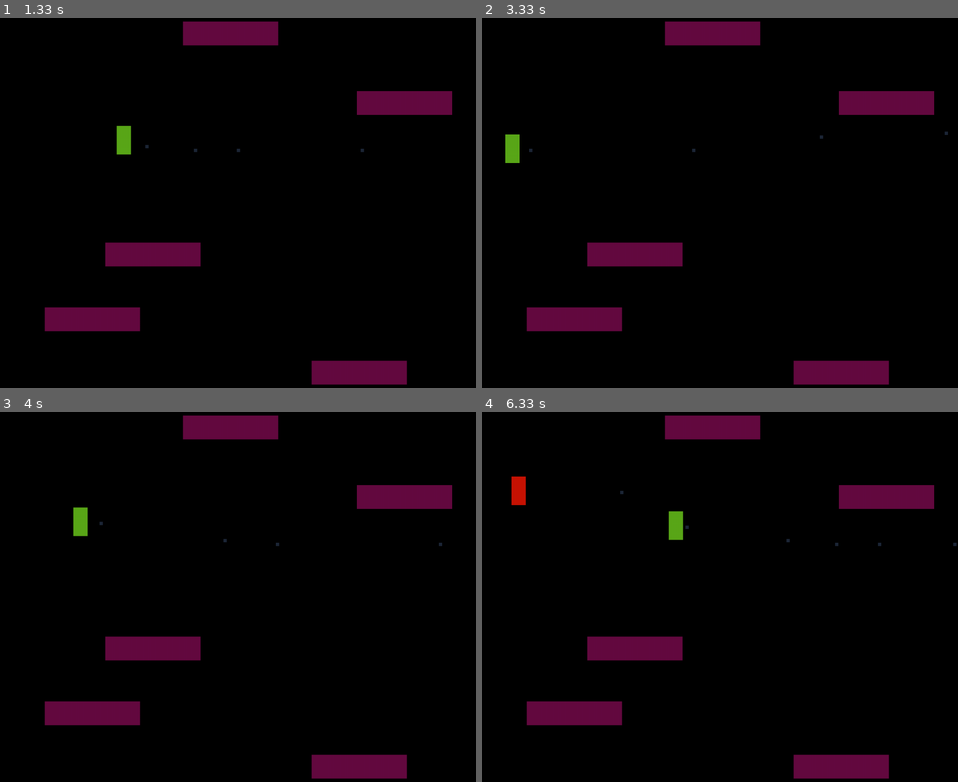
Above: before the commit, frames 1-4 (two rows, left to right).
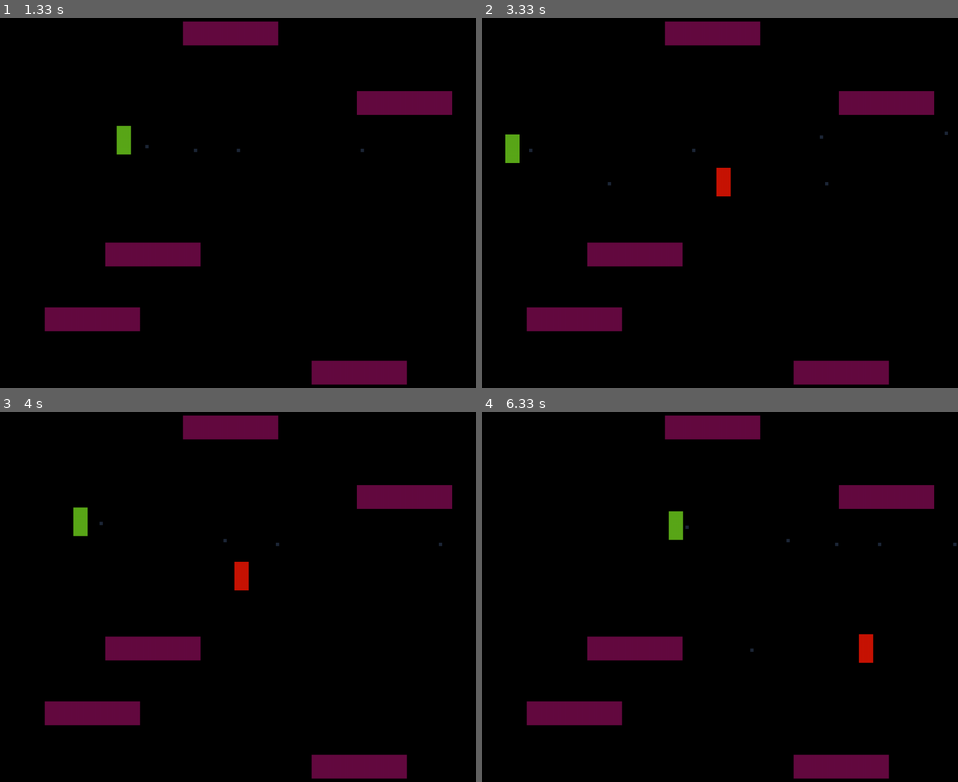
Above: after the commit, the same moments.

Repository: code-n-cry/pygame-tutoring-project
Game: pygame game, started from game.py
The game is run twice, just before and just after one commit, with the same random seed, the same clock (stepped at 60 frames per second) and the same inputs.
Inputs:
- Up to frame 1 (1.33 s): tap Space at 0.33, 0.73, 1.03, 1.23 s; hold D 0.67-1.13 s; hold W from 1.17 s (still down)
- Up to frame 2 (3.33 s): release W at 1.47 s; hold D 1.5-1.97 s; tap Space at 1.57, 1.87, 2.07, 2.37, 2.63, 2.97, 3.27 s; hold A 2-2.53 s; hold S 2.57-2.87 s; hold A 2.9-3.3 s
- Up to frame 3 (4 s): hold W 3.33-3.7 s; tap Space at 3.4, 3.8 s; hold D from 3.73 s (still down)
- Up to frame 4 (6.33 s): tap Space at 4.1, 4.47, 4.87, 5.17, 5.37, 5.67, 5.87, 6.2 s; release D at 4.37 s; hold S 4.4-4.77 s; hold A 4.8-5.27 s; hold D 5.3-5.77 s; hold W 5.8-6.1 s; hold D from 6.13 s (still down)

Frame 1 is identical in both runs. In frame 2, 0.3% of the frame differs, in the area x 26-73%, y 40-49%; in frame 3, 0.2%; in frame 4, 0.5%, in the area x 6-83%, y 17-68%.

Commit message:
Пофиксили врагов и их пули

Diff:
--- a/game.py
+++ b/game.py
@@ -67,14 +67,14 @@
 
 
 class Bullet(pygame.sprite.Sprite):
-    def __init__(self, x, y):
+    def __init__(self, x, y, speed):
         super().__init__()
         self.rect = pygame.Rect(x, y, 7, 7)
-        self.speed_x = 12
+        self.speed_x = speed
 
     def update(self):
         self.rect.x += self.speed_x
-        if self.rect.x < 0 and self.rect.x > WIDTH:
+        if self.rect.x < 0 or self.rect.right > WIDTH:
             self.kill()
 
     def draw(self, screen):
@@ -107,23 +107,23 @@
             pygame.quit()
         if event.type == pygame.KEYDOWN:
             if event.key == pygame.K_SPACE:
-                bullet = Bullet(player.rect.x,player.rect.y + 30)
+                bullet = Bullet(player.rect.x,player.rect.y + 30, 12)
                 player_bullet_group.add(bullet)
         if event.type == TIME_EVENT:
             for i in enemy_group:
-                enemy_bullet = Bullet(enemy.rect.x, enemy.rect.y + 30)
-                enemy_bullet_group.add(enemy_bullet)
+                enemy_bullet_left = Bullet(enemy.rect.x, enemy.rect.y + 30, 12)
+                enemy_bullet_right = Bullet(enemy.rect.x, enemy.rect.y + 30, -12)
+                enemy_bullet_group.add(enemy_bullet_left, enemy_bullet_right)
         if event.type == SPAWN_EVENT:
             for i in enemy_group:
                 i.kill()
             x = random.randint(1, 970)
-            y = random.randint(1, 970)
-
+            y = random.randint(1, 740)
             for i in wall_group:
-                while i.rect.x - 5 <= x <= i.rect.x + 205:
+                while i.rect.x - 50 <= x <= i.rect.x + 250:
                     x = random.randint(1, 970)
-                while i.rect.y - 5 <= y <= i.rect.y + 100:
-                    y = random.randint(1, 970)
+                while i.rect.y - 60 <= y <= i.rect.y + 110:
+                    y = random.randint(1, 740)
             enemy = Enemy(x,y)
             enemy_group.add(enemy)
     for i in enemy_group:
